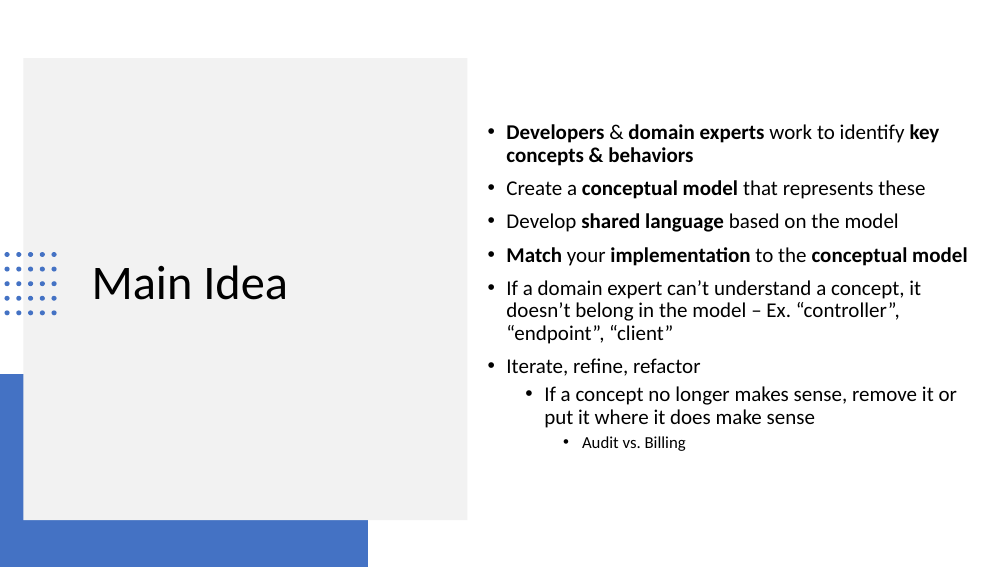
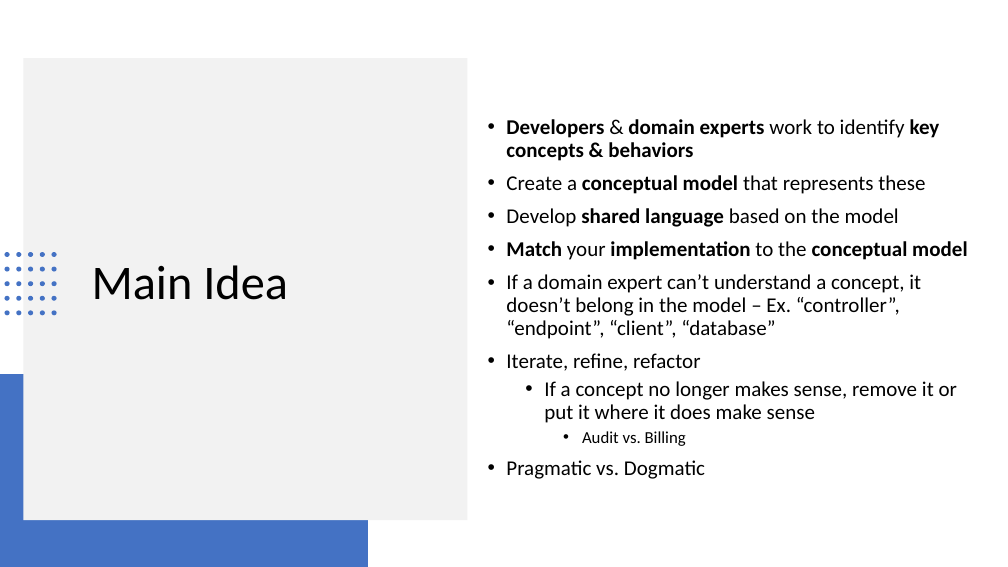
Before and after one commit to footedr/easyddd, a slide deck: slide 30 of EasyDDD.pptx. Drawn at 1008x567 pixels with LibreOffice and Linux fonts; fonts in the diff are those of the drawing. Boxes give left, top, right and bottom in pixels: in the first picture for what was removed or moved away, otherwise in the second. Text is boxed around its words. In the diff, an @@ line names an element or a change of style, - is before the commit and + after.

```diff
--- a/EasyDDD.pptx
+++ b/EasyDDD.pptx
@@ text at (506, 274, 921, 339): text changed @@
-• If a domain expert can’t understand a concept, it doesn’t belong in the model – Ex. “controller”, “endpoint”, “client”
+• If a domain expert can’t understand a concept, it doesn’t belong in the model – Ex. “controller”, “endpoint”, “client”, “database”
@@ text at (506, 460, 705, 479): paragraph added @@
+• Pragmatic vs. Dogmatic
```
Also in this commit, not shown: 5 other slides changed.
